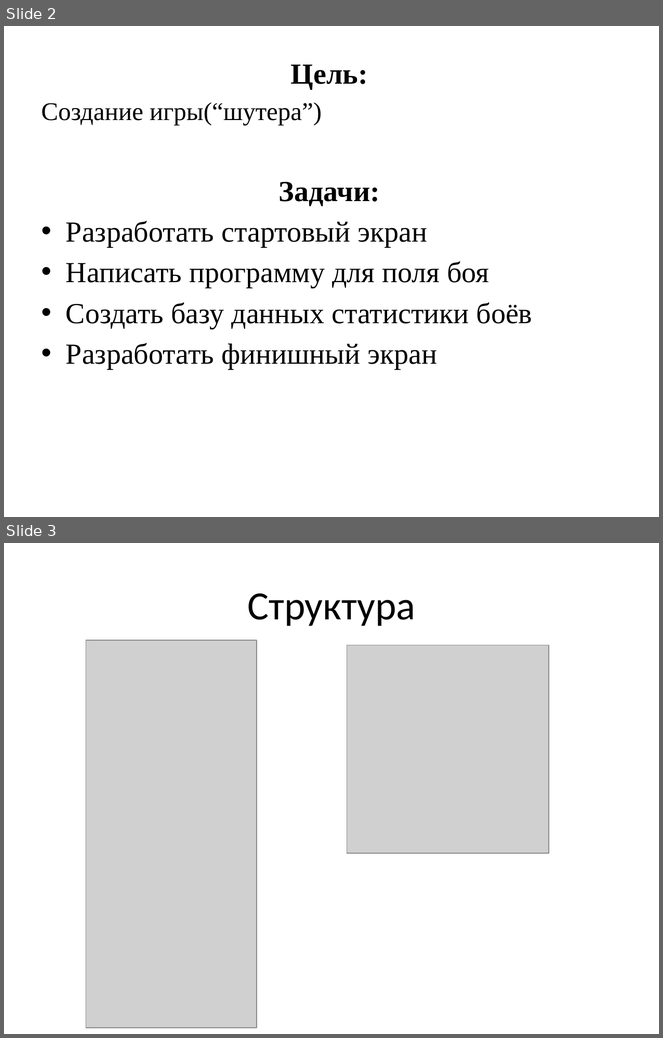
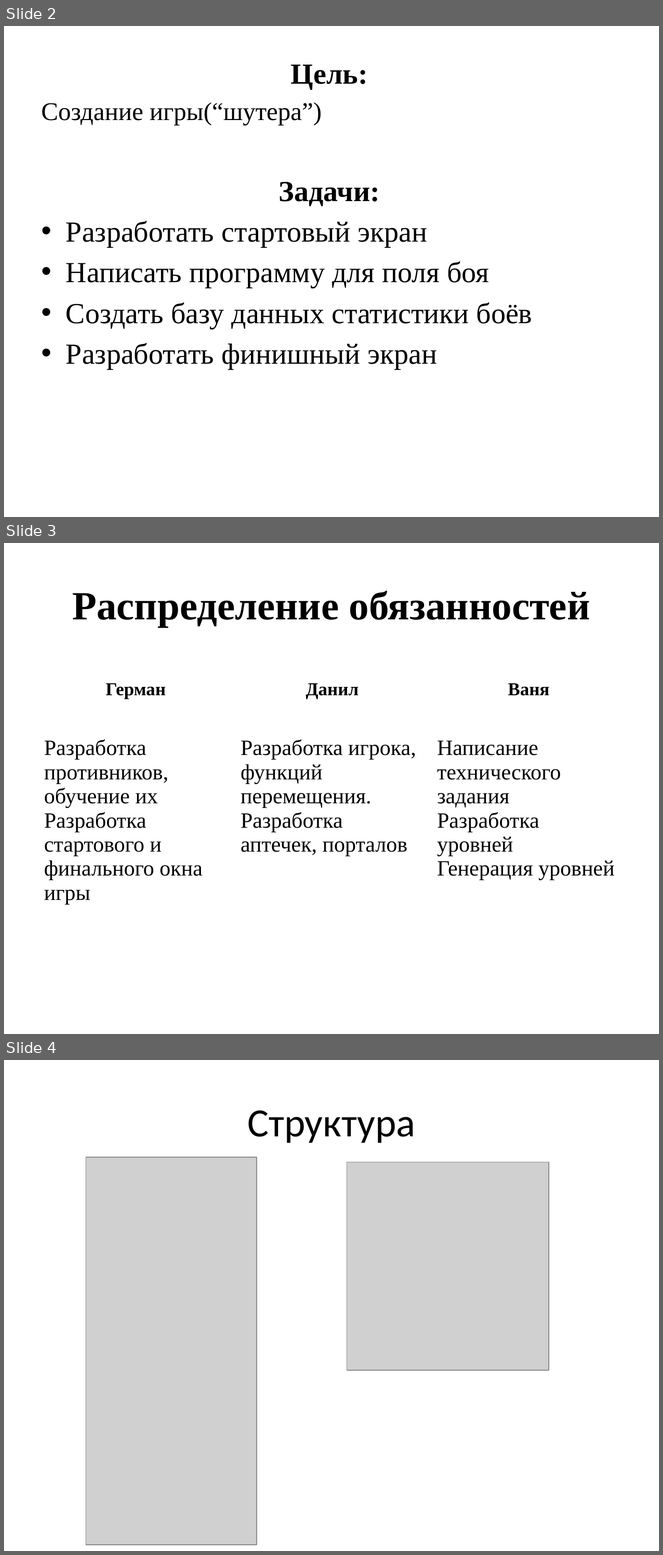
Before and after one commit to ISarrz/yandex, a slide deck: Игра.pptx. Shown one above the other, each under a label of ours: slides 2 and 3 before the commit, slides 2, 3 and 4 after it. The pictures are 663x1038 and 663x1555 pixels, drawn with LibreOffice and Linux fonts; fonts in the diff are those of the drawing; grey boxes stand for pictures. Boxes give left, top, right and bottom in pixels: in the first picture for what was removed or moved away, otherwise in the second. Text is boxed around its words. In the diff, an @@ line names an element or a change of style, - is before the commit and + after.

Commit message:
presentation

```diff
--- a/Игра.pptx
+++ b/Игра.pptx
@@ slide 3 added at [4, 543, 659, 1034], background #FFFFFF @@
@@ title added at [72, 591, 591, 627], 44 pt, text #000000, bold @@
+Распределение обязанностей
@@ table added at [37, 676, 627, 923], 2 rows, 3 columns @@
+Герман | Данил | Ваня
+Разработка противников, обучение их / Разработка стартового и финального окна игры | Разработка игрока, функций перемещения. / Разработка аптечек, порталов | Написание технического задания / Разработка уровней / Генерация уровней
@@ what was slide 3 is now slide 4 @@
```
Also in this commit, not shown: 2 other files.
